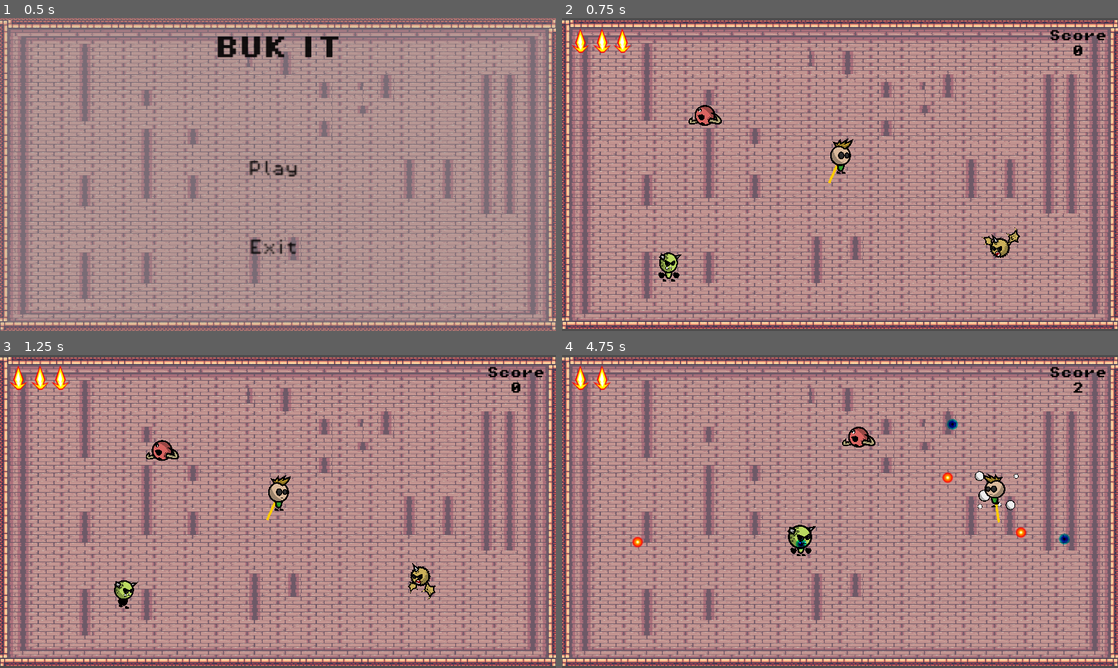
Above: before the commit, frames 1-4 (two rows, left to right).
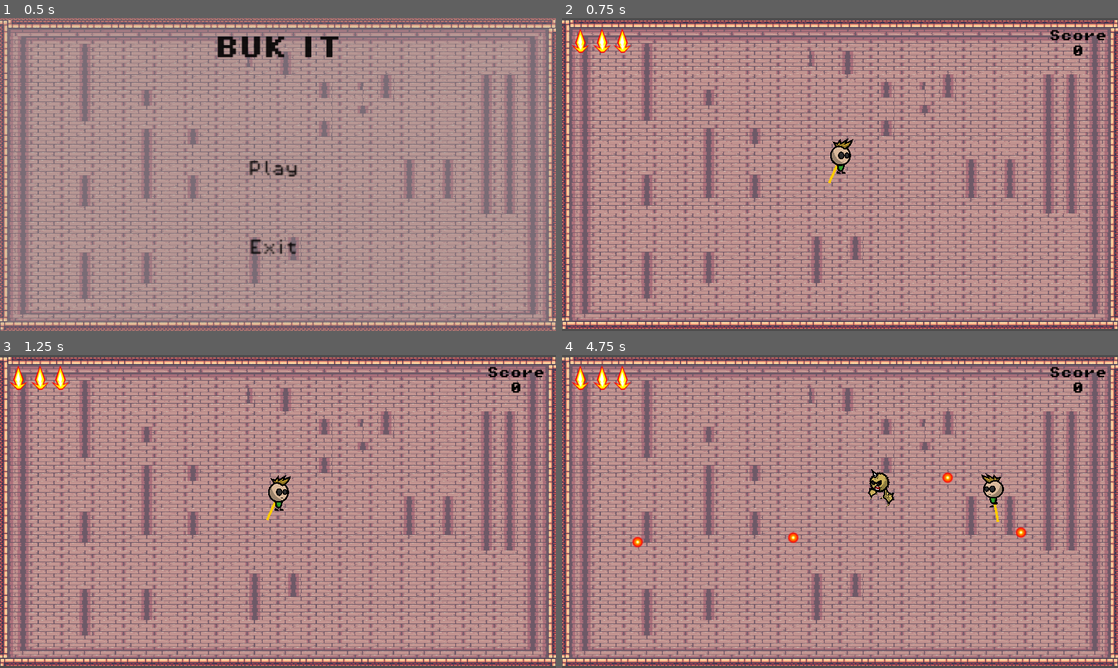
Above: after the commit, the same moments.

Repository: sachitnjk/BulletHellJam_5
Game: Godot game, scene res://Levels/MainMenu.tscn
Two runs of this game, one before a commit and one after it. Both use one fixed random seed, a clock stepped at 60 frames per second and the inputs below.
Inputs (mouse positions are in pixels of both pictures, inside the frame that each line leads up to):
- Up to frame 1 (0.5 s): no input
- Up to frame 2 (0.75 s): click "Play" at 0.5 s
- Up to frame 3 (1.25 s): no input
- Up to frame 4 (4.75 s): move the mouse to (962, 495) at 1.27 s; hold D (move_right) 1.28-2.03 s; click (962, 495) at 1.35 s; move the mouse to (728, 527) at 2.02 s; hold W (move_down) 2.03-2.78 s; click (728, 527) at 2.1 s; move the mouse to (895, 442) at 2.77 s; hold D (move_right) 2.78-3.53 s; click (895, 442) at 2.85 s; move the mouse to (812, 574) at 3.52 s; hold S (move_up) 3.53-4.28 s; click (812, 574) at 3.6 s; move the mouse to (1006, 558) at 4.27 s; hold A (move_left) from 4.28 s (still down); click (1006, 558) at 4.35 s

Frame 1 is identical in both runs. In frame 2, 0.8% of the frame differs, in the area x 17-83%, y 27-85%; in frame 3, 0.8%; in frame 4, 1.5%, in the area x 9-94%, y 3-65%.

Commit message:
Fixed some BS and enemy spawners in main scene; need fix spawn range & add controlles to main menu

Diff:
--- a/Levels/Game.tscn
+++ b/Levels/Game.tscn
@@ -9,6 +9,7 @@
 [ext_resource type="PackedScene" uid="uid://4mp1j471qglq" path="res://GameElements/Enemies/EnemyTurretWalker.tscn" id="7_d86n5"]
 [ext_resource type="Texture2D" uid="uid://bn5ut17ngv6pa" path="res://Assets/Extras/muzzle.png" id="8_mfylt"]
 [ext_resource type="AudioStream" uid="uid://cnr5cvowdatlp" path="res://Assets/AudioClips/24_orc_death_spin.ogg" id="9_bt5w5"]
+[ext_resource type="Script" path="res://Scripts/EnemySpawner.gd" id="10_y0cxh"]
 
 [sub_resource type="RectangleShape2D" id="RectangleShape2D_l526j"]
 size = Vector2(1155, 31.5)
@@ -29,11 +30,11 @@
 scoreLabel = NodePath("../HudUI/ScoreValueLable")
 heartsArray = [NodePath("../HudUI/HP1"), NodePath("../HudUI/HP2"), NodePath("../HudUI/HP3")]
 
-[node name="Camera2D" type="Camera2D" parent="."]
-
 [node name="Player" parent="." instance=ExtResource("1_moyxt")]
 unique_name_in_owner = true
 position = Vector2(2, 0)
+
+[node name="Camera2D" type="Camera2D" parent="."]
 
 [node name="GameBoundaries" type="Node" parent="."]
 
@@ -64,15 +65,6 @@
 shape = SubResource("RectangleShape2D_ne8e7")
 
 [node name="TileMap" parent="." instance=ExtResource("2_ahdyl")]
-
-[node name="EnemyWalker" parent="." instance=ExtResource("5_aio1d")]
-position = Vector2(343, 154)
-
-[node name="EnemyWanderShooter" parent="." instance=ExtResource("6_s3gya")]
-position = Vector2(-282, -125)
-
-[node name="EnemyTurretWalker" parent="." instance=ExtResource("7_d86n5")]
-position = Vector2(-367, 198)
 
 [node name="HudUI" type="Node" parent="."]
 
@@ -116,3 +108,26 @@
 unique_name_in_owner = true
 position = Vector2(343, 154)
 stream = ExtResource("9_bt5w5")
+
+[node name="Spawners" type="Node" parent="."]
+
+[node name="WalkerSpawner" type="Node" parent="Spawners" node_paths=PackedStringArray("sceneCam")]
+script = ExtResource("10_y0cxh")
+enemyPrefab = ExtResource("5_aio1d")
+sceneCam = NodePath("../../Camera2D")
+initialSpawnDelay = 0.5
+delayBetweenSpawns = 2.5
+
+[node name="TurretSpawner" type="Node" parent="Spawners" node_paths=PackedStringArray("sceneCam")]
+script = ExtResource("10_y0cxh")
+enemyPrefab = ExtResource("7_d86n5")
+sceneCam = NodePath("../../Camera2D")
+initialSpawnDelay = 18.0
+delayBetweenSpawns = 9.0
+
+[node name="WanderSpawner" type="Node" parent="Spawners" node_paths=PackedStringArray("sceneCam")]
+script = ExtResource("10_y0cxh")
+enemyPrefab = ExtResource("6_s3gya")
+sceneCam = NodePath("../../Camera2D")
+initialSpawnDelay = 35.0
+delayBetweenSpawns = 5.0
--- a/Scripts/EnemyBase.gd
+++ b/Scripts/EnemyBase.gd
@@ -17,9 +17,17 @@
 const hitEffectTime = 0.1
 var hitEffectTimer: float = 0.0
 
-@onready var player = %Player
-@onready var gameManager = %GameManager
-@onready var sfxPlayer = %EnemyDeathSFXAudioPlayer
+var player
+var gameManager
+var sfxPlayer
+
+func GetRequiredRefsFromUniqueName():
+	if(player != null):
+		pass
+	var searchRoot = get_tree().get_root().get_child(GameVars.ROOT_NODE_CHILD_INDEX)
+	player = searchRoot.get_node(GameVars.PLAYER_NAME)
+	gameManager = searchRoot.get_node(GameVars.GAME_MANAGER_NAME)
+	sfxPlayer = searchRoot.get_node(GameVars.SFX_Player_NAME)
 
 func TakeDamage():
 	health = health - 1
--- a/Scripts/EnemySpawner.gd
+++ b/Scripts/EnemySpawner.gd
@@ -4,7 +4,6 @@
 #var enemyPrefab = preload("res://GameElements/Enemy.tscn")
 @export var enemyPrefab : PackedScene
 @export var sceneCam : Camera2D
-@export var moveToNode : Node2D
 @export var scaleRange : float = 0.9
 
 @export_range(0.1, 100) var initialSpawnDelay : float
@@ -53,3 +52,4 @@
 	var  charBodyTesting = enemyPrefab.instantiate()
 	charBodyTesting.transform = GetRandomSpawnPoint()
 	add_child(charBodyTesting)
+	charBodyTesting.GetRequiredRefsFromUniqueName()
--- a/Scripts/EnemyTurretWalker.gd
+++ b/Scripts/EnemyTurretWalker.gd
@@ -30,6 +30,7 @@
 # THIS FUNCTION NEED CHANGING; SHOULD NOT CALL EVERY FRAME AND THE
 # POSITION SELECTION SHOULD BE FIXED CAN LEAVE IT TOO
 func MoveToRandomPoint():
+	GetRequiredRefsFromUniqueName()
 	var randomOffset = Vector2(randf_range(-30, 30), randf_range(-30, 30))
 	var target = player.transform.origin + randomOffset
 	if(!IsInGameBounds(target)):
--- a/Scripts/GameVars.gd
+++ b/Scripts/GameVars.gd
@@ -1,4 +1,8 @@
 extends Node
 
+var score: float = 0
+
 const ROOT_NODE_CHILD_INDEX = 2
-var score: float = 0
+const GAME_MANAGER_NAME = "GameManager"
+const PLAYER_NAME = "Player"
+const SFX_Player_NAME = "EnemyDeathSFXAudioPlayer"
Not shown: 1 places in Levels/Game.tscn that only renumber resources
